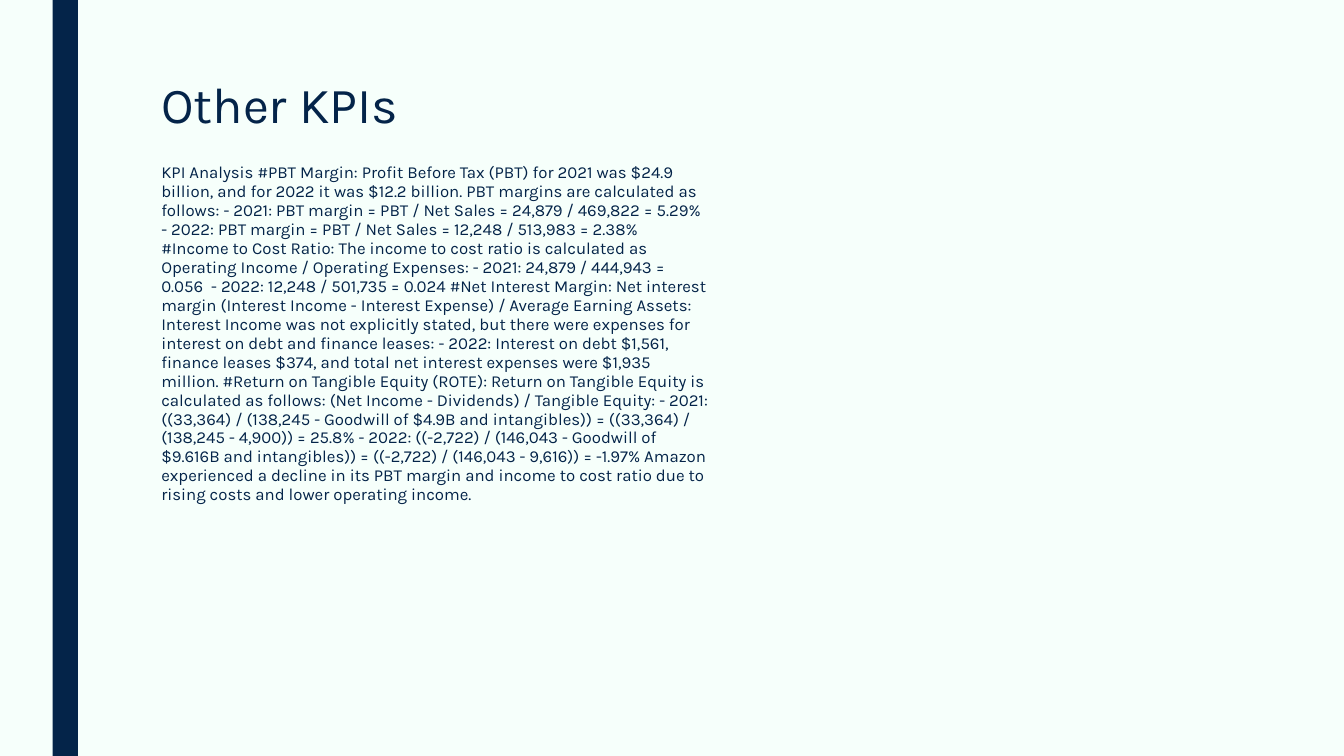
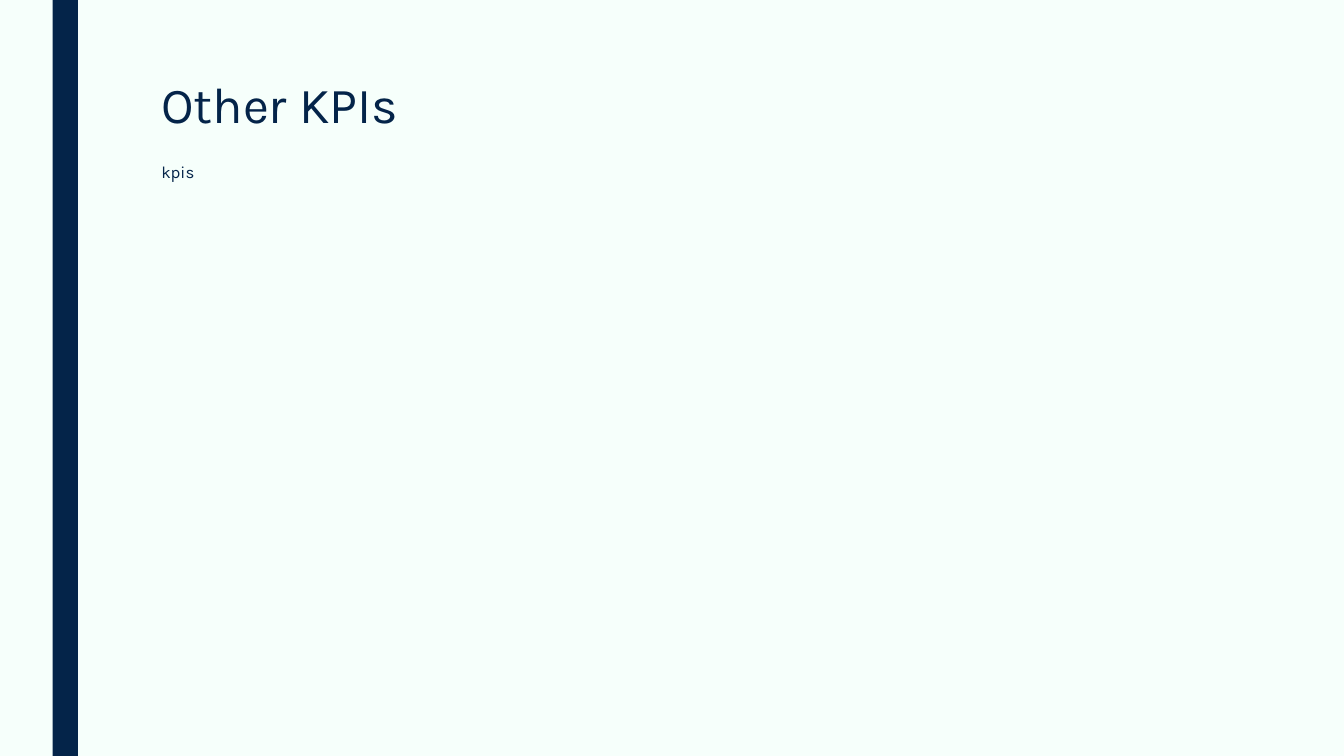
Before and after one commit to devangovind/AMUCLDISS, a slide deck: slide 5 of fastapi-backend/pres/output.pptx. Drawn at 1344x756 pixels with LibreOffice and Linux fonts; fonts in the diff are those of the drawing. Boxes give left, top, right and bottom in pixels: in the first picture for what was removed or moved away, otherwise in the second. Text is boxed around its words. In the diff, an @@ line names an element or a change of style, - is before the commit and + after.

```diff
--- a/fastapi-backend/pres/output.pptx
+++ b/fastapi-backend/pres/output.pptx
@@ text at box(161, 166, 194, 182): text changed @@
-KPI Analysis #PBT Margin: Profit Before Tax (PBT) for 2021 was $24.9 billion, and for 2022 it was $12.2 billion. PBT margins are calculated as follows: - 2021: PBT margin = PBT / Net Sales = 24,879 / 469,822 = 5.29% - 2022: PBT margin = PBT / Net Sales = 12,248 / 513,983 = 2.38% #Income to Cost Ratio: The income to cost ratio is calculated as Operating Income / Operating Expenses: - 2021: 24,879 / 444,943 = 0.056 - 2022: 12,248 / 501,735 = 0.024 #Net Interest Margin: Net interest margin (Interest Income - Interest Expense) / Average Earning Assets: Interest Income was not explicitly stated, but there were expenses for interest on debt and finance leases: - 2022: Interest on debt $1,561, finance leases $374, and total net interest expenses were $1,935 million. #Return on Tangible Equity (ROTE): Return on Tangible Equity is calculated as follows: (Net Income - Dividends) / Tangible Equity: - 2021: ((33,364) / (138,245 - Goodwill of $4.9B and intangibles)) = ((33,364) / (138,245 - 4,900)) = 25.8% - 2022: ((-2,722) / (146,043 - Goodwill of $9.616B and intangibles)) = ((-2,722) / (146,043 - 9,616)) = -1.97% Amazon experienced a decline in its PBT margin and income to cost ratio due to rising costs and lower operating income.
+kpis
```
Also in this commit, not shown: 4 other slides changed, 10 other files.
